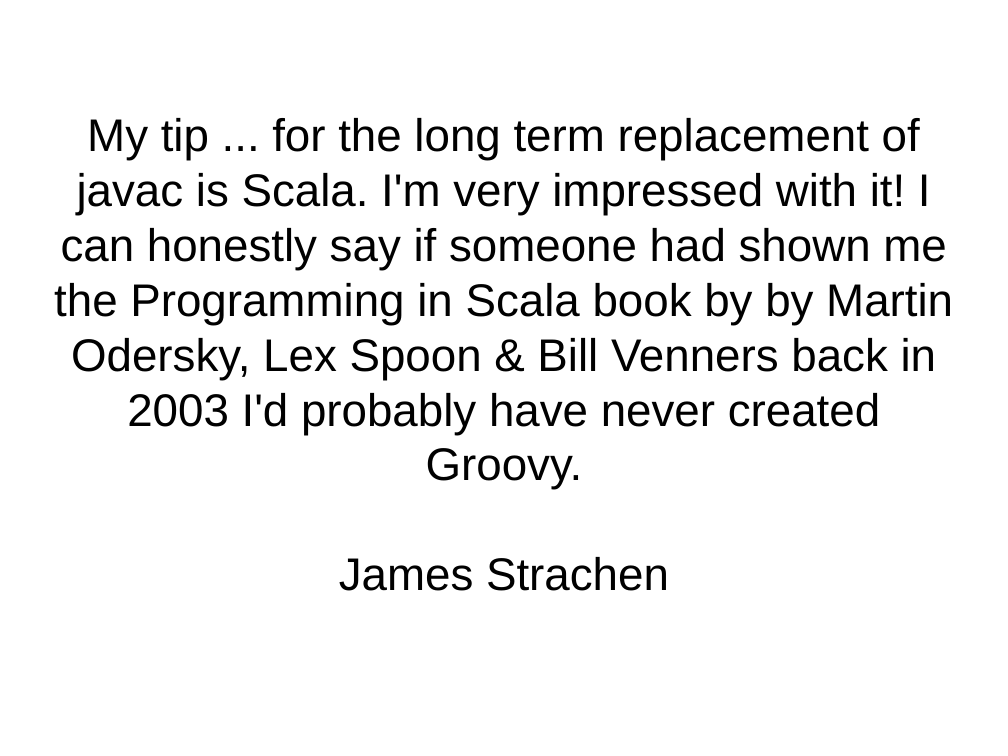
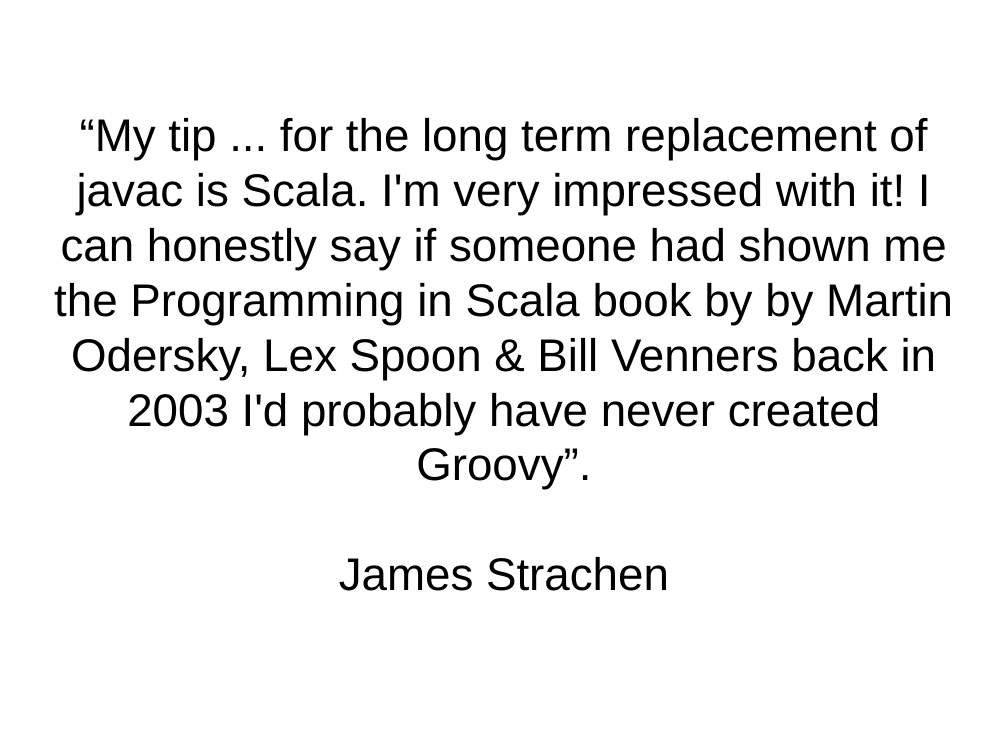
Before and after one commit to kaesler/ScalaTalk, a slide deck: slide 4 of my_slides/1.1-motivation.odp. Drawn at 1008x756 pixels with LibreOffice and Linux fonts; fonts in the diff are those of the drawing; background and template pictures are left out. Boxes give left, top, right and bottom in pixels: in the first picture for what was removed or moved away, otherwise in the second. Text is boxed around its words. In the diff, an @@ line names an element or a change of style, - is before the commit and + after.

```diff
--- a/my_slides/1.1-motivation.odp
+++ b/my_slides/1.1-motivation.odp
@@ subtitle at [54,118,953,490]: text changed @@
-My tip ... for the long term replacement of javac is Scala. I'm very impressed with it! I can honestly say if someone had shown me the Programming in Scala book by by Martin Odersky, Lex Spoon & Bill Venners back in 2003 I'd probably have never created Groovy.
+“My tip ... for the long term replacement of javac is Scala. I'm very impressed with it! I can honestly say if someone had shown me the Programming in Scala book by by Martin Odersky, Lex Spoon & Bill Venners back in 2003 I'd probably have never created Groovy”.
```
Also in this commit, not shown: 4 other slides changed, 6 slides added, 2 slides removed, 1 other file.
